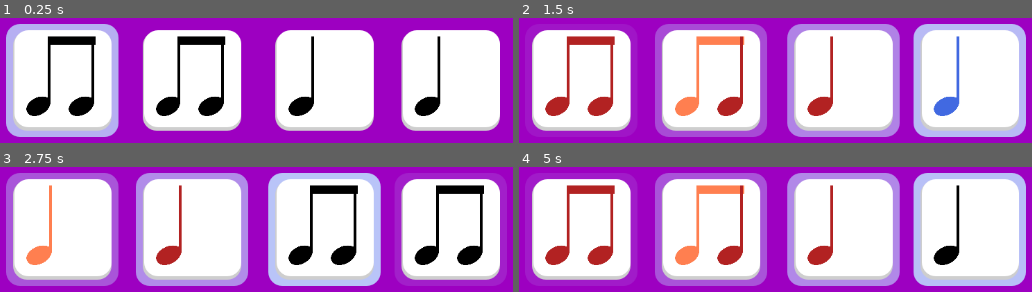
Above: before the commit, frames 1-4 (two rows, left to right).
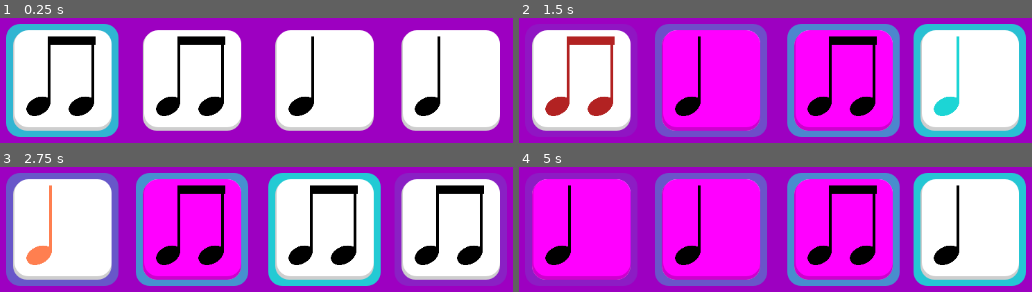
Above: after the commit, the same moments.

Repository: firesmoker/rhythmcards
Game: Godot game, scene res://game.tscn
Two runs of this game, one before a commit and one after it. Both use one fixed random seed, a clock stepped at 60 frames per second and the inputs below.
Inputs:
- Up to frame 1 (0.25 s): no input
- Up to frame 2 (1.5 s): hold Space (play) 0.53-1.28 s; tap Space (play) at 1.35 s
- Up to frame 3 (2.75 s): hold Space (play) from 2.03 s (still down)
- Up to frame 4 (5 s): release Space (play) at 2.78 s; tap Space (play) at 2.85, 4.35 s; hold Space (play) 3.53-4.28 s

The runs differ from the first frame. In frame 1, 4.7% of the frame differs, in the area x 1-24%, y 4-96%; in frame 2, 45%; in frame 3, 29%; in frame 4, 59%, in the area x 2-99%, y 4-96%.

Commit message:
basic next note cards previiew functionality

Diff:
--- a/scenes/note_card.tscn
+++ b/scenes/note_card.tscn
@@ -30,7 +30,7 @@
 [node name="DeactivateTimer" type="Timer" parent="."]
 
 [node name="SelectionPanel" type="Panel" parent="."]
-modulate = Color(0.731645, 0.808678, 0.983978, 1)
+modulate = Color(0.112037, 0.834811, 0.835308, 1)
 self_modulate = Color(1, 1, 1, 0)
 z_index = -1
 layout_mode = 1
@@ -63,3 +63,68 @@
 grow_horizontal = 2
 grow_vertical = 2
 theme = ExtResource("1_fmbix")
+
+[node name="NoteCardDisplay" type="Panel" parent="."]
+visible = false
+modulate = Color(1, 0, 1, 1)
+z_index = 10
+layout_mode = 1
+anchors_preset = 15
+anchor_right = 1.0
+anchor_bottom = 1.0
+grow_horizontal = 2
+grow_vertical = 2
+theme = ExtResource("1_fmbix")
+
+[node name="DisplayNote1" parent="NoteCardDisplay" instance=ExtResource("2_1ac85")]
+layout_mode = 1
+offset_left = 17.0
+offset_top = 9.0
+offset_right = 54.0
+offset_bottom = 124.0
+
+[node name="DisplayNote2" parent="NoteCardDisplay" instance=ExtResource("2_1ac85")]
+layout_mode = 1
+offset_left = 78.0
+offset_top = 9.0
+offset_right = 115.0
+offset_bottom = 124.0
+
+[node name="DisplayTimer" type="Timer" parent="NoteCardDisplay"]
+
+[node name="SelectionPanel" type="Panel" parent="NoteCardDisplay"]
+modulate = Color(0.112037, 0.834811, 0.835308, 1)
+self_modulate = Color(1, 1, 1, 0)
+z_index = -1
+layout_mode = 1
+anchors_preset = 8
+anchor_left = 0.5
+anchor_top = 0.5
+anchor_right = 0.5
+anchor_bottom = 0.5
+offset_left = -82.0
+offset_top = -79.0
+offset_right = 80.0
+offset_bottom = 84.0
+grow_horizontal = 2
+grow_vertical = 2
+theme = ExtResource("1_fmbix")
+
+[node name="3DPanel" type="Panel" parent="NoteCardDisplay"]
+self_modulate = Color(0.80687, 0.80687, 0.80687, 1)
+z_index = -1
+layout_mode = 1
+anchors_preset = 8
+anchor_left = 0.5
+anchor_top = 0.5
+anchor_right = 0.5
+anchor_bottom = 0.5
+offset_left = -72.0
+offset_top = -68.0
+offset_right = 70.0
+offset_bottom = 75.0
+grow_horizontal = 2
+grow_vertical = 2
+theme = ExtResource("1_fmbix")
+
+[connection signal="timeout" from="NoteCardDisplay/DisplayTimer" to="." method="_on_display_timer_timeout"]
--- /dev/null
+++ b/scenes/note_card_display.tscn
@@ -0,0 +1,8 @@
+[gd_scene load_steps=3 format=3 uid="uid://dyolirmtluc0e"]
+
+[ext_resource type="PackedScene" uid="uid://degsnrielqyat" path="res://scenes/note_card.tscn" id="1_d5lta"]
+[ext_resource type="Script" uid="uid://dt4wfp0ccf6pe" path="res://scripts/NoteCardDisplay.gd" id="2_c4yf8"]
+
+[node name="NoteCardDisplay" instance=ExtResource("1_d5lta")]
+script = ExtResource("2_c4yf8")
+display_card = true
--- a/scripts/NoteCardDisplay.gd
+++ b/scripts/NoteCardDisplay.gd
@@ -1,4 +1,8 @@
 class_name NoteCardDisplay extends NoteCard
+
+
+func _ready() -> void:
+	pass
 
 func _process(delta: float) -> void:
 	pass
--- a/scripts/note.gd
+++ b/scripts/note.gd
@@ -27,3 +27,8 @@
 				texture = first_eigth_image
 			"eigth-second":
 				texture = second_eigth_image
+
+func pulse(time: float = 0.2) -> void:
+	scale = scale*1.15
+	await get_tree().create_timer(time).timeout
+	scale = scale*1/1.15
--- a/scripts/note_card.gd
+++ b/scripts/note_card.gd
@@ -1,19 +1,27 @@
 class_name NoteCard extends Panel
 @onready var note_1: Note = $Note1
 @onready var note_2: Note = $Note2
+@onready var display_note_1: Note = $NoteCardDisplay/DisplayNote1
+@onready var display_note_2: Note = $NoteCardDisplay/DisplayNote2
+
 @onready var deactivate_timer: Timer = $DeactivateTimer
-var display_card: bool = false
+@export var display_card: bool = false
 @export var notes: Array[float]
 @export var next_notes: Array[float]
 var notes_dictionary: Dictionary
+@onready var display_timer: Timer = $NoteCardDisplay/DisplayTimer
 var next_notes_dictionary: Dictionary
 enum note_status_types {ACTIVE,MISSED,PLAYED,PLAYED_BAD,INACTIVE}
 #var note_timings: Array[float]
 #var notes_triggered: Array[bool]
+@onready var note_card_display: Panel = $NoteCardDisplay
+
 @export var note_activation_allowed: bool = true
 var active: bool:
 	set(value):
 		active = value
+		if value == false:
+			start_display_timer()
 		#toggle_highlight(value)
 @export var beat_num: int = 1
 var game: Game
@@ -42,21 +50,22 @@
 			notes_dictionary[note]["game_object"].set_note(note_duration)
 		index += 1
 
-func decide_eigths_type() -> String:
+func decide_eigths_type(dictionary: Dictionary = notes_dictionary) -> String:
 	var eighth_type: String = "single" # decide if this or double_eigth
 	var eigth_counter: int = 0
-	for note in notes_dictionary:
-		if notes_dictionary[note]["game_object"] != null:
+	for note in dictionary:
+		if dictionary[note]["game_object"] != null:
 			var note_duration: String
-			match notes_dictionary[note]["duration"]:
+			match dictionary[note]["duration"]:
 				0.125:
 					eigth_counter += 1
-			notes_dictionary[note]["game_object"].set_note(note_duration)
+			dictionary[note]["game_object"].set_note(note_duration)
 	if eigth_counter == 2:
 		eighth_type = "double"
 	return eighth_type
 
 func round_changed_effects(stage_index: int) -> void:
+	note_card_display.visible = false
 	if stage_index < game.stage_note_arrays.size():
 		construct_notes_dictionary(extract_beat_notes_from_full_round(game.stage_note_arrays[stage_index]))
 		if stage_index + 1 < game.stage_note_arrays.size():
@@ -84,8 +93,6 @@
 	print("new note array is: " + str(new_notes_array))
 	return new_notes_array
 
-
-
 func construct_notes_dictionary(note_durations_array: Array, next: bool = false) -> void:
 	var index: int = 0
 	if not next:
@@ -113,11 +120,11 @@
 			next_notes_dictionary[index]["duration"] = note
 			next_notes_dictionary[index]["status"] = note_status_types.INACTIVE
 			if index == 0:
-				next_notes_dictionary[index]["game_object"] = note_1
+				next_notes_dictionary[index]["game_object"] = display_note_1
 			elif index == 1:
-				next_notes_dictionary[index]["game_object"] = note_2
+				next_notes_dictionary[index]["game_object"] = display_note_2
 			else:
-				next_notes_dictionary[index]["game_object"] = note_2
+				next_notes_dictionary[index]["game_object"] = display_note_2
 			index += 1
 
 		print("note_dictionary is: " + str(notes_dictionary))
@@ -140,10 +147,9 @@
 			#note_status_types.ACTIVE: ## DEBUG
 				#notes_dictionary[i]["game_object"].modulate =  Color.BLUE
 			note_status_types.PLAYED:
-				notes_dictionary[i]["game_object"].modulate =  Color.ROYAL_BLUE
+				notes_dictionary[i]["game_object"].modulate =  Color(0.112, 0.835, 0.835)
 			note_status_types.PLAYED_BAD:
 				notes_dictionary[i]["game_object"].modulate =  Color.CORAL
-
 
 func calculate_note_timings() -> void:
 	var time_before_card_starts: float = game.one_beat_duration * (beat_num-1)
@@ -187,6 +193,9 @@
 		await deactivate_timer.timeout
 		deactivate()
 
+func start_display_timer(time: float = 0.7) -> void:
+	display_timer.start(time)
+
 func deactivate() -> void:
 	for note in notes_dictionary:
 		match notes_dictionary[note]["status"]:
@@ -251,7 +260,6 @@
 		handle_deactivate_and_allow_next_card()
 	update_note_visuals()
 
-
 func toggle_by_beat(round_beat: int, verify: bool = true) -> void:
 	if verify:
 		if game.beat_num != round_beat:
@@ -304,3 +312,34 @@
 func allow_note_activation(beat_input: int) -> void:
 	if beat_input == beat_num:
 		note_activation_allowed = true
+
+func set_next_display_notes_visibility() -> void:
+	display_note_1.visible = false
+	display_note_2.visible = false
+	var index: int = 0
+	for note in next_notes_dictionary:
+		if next_notes_dictionary[note]["game_object"] != null:
+			next_notes_dictionary[note]["game_object"].visible = true
+			var note_duration: String
+			match next_notes_dictionary[note]["duration"]:
+				0.25:
+					note_duration = "quarter"
+				0.125:
+					match decide_eigths_type(next_notes_dictionary):
+						"single":
+							note_duration = "eigth-single"
+						"double":
+							if index == 0:
+								note_duration = "eigth-first"
+							else:
+								note_duration = "eigth-second"
+			next_notes_dictionary[note]["game_object"].set_note(note_duration)
+		index += 1
+
+func fade_in(time: float) -> void:
+	pass
+
+
+func _on_display_timer_timeout() -> void:
+	set_next_display_notes_visibility()
+	note_card_display.visible = true
